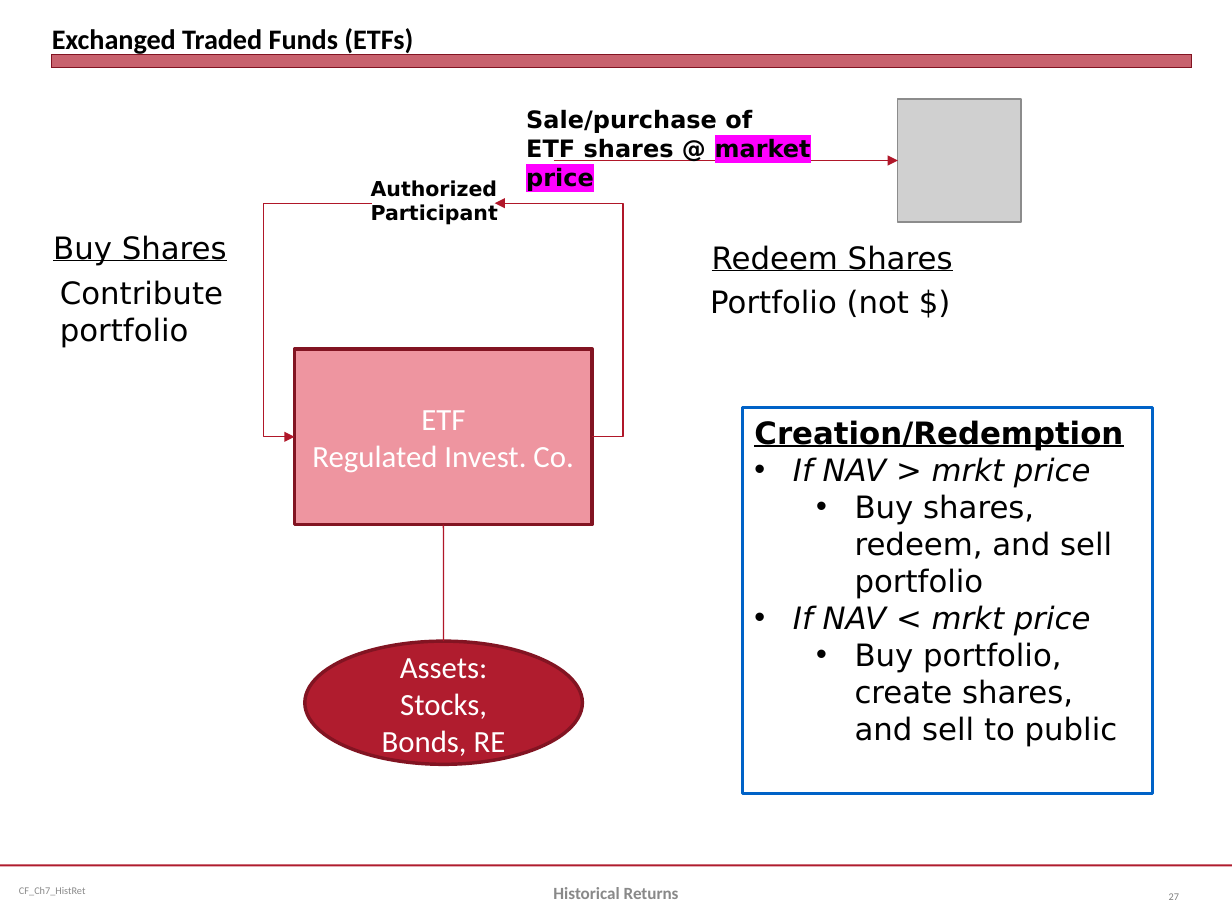
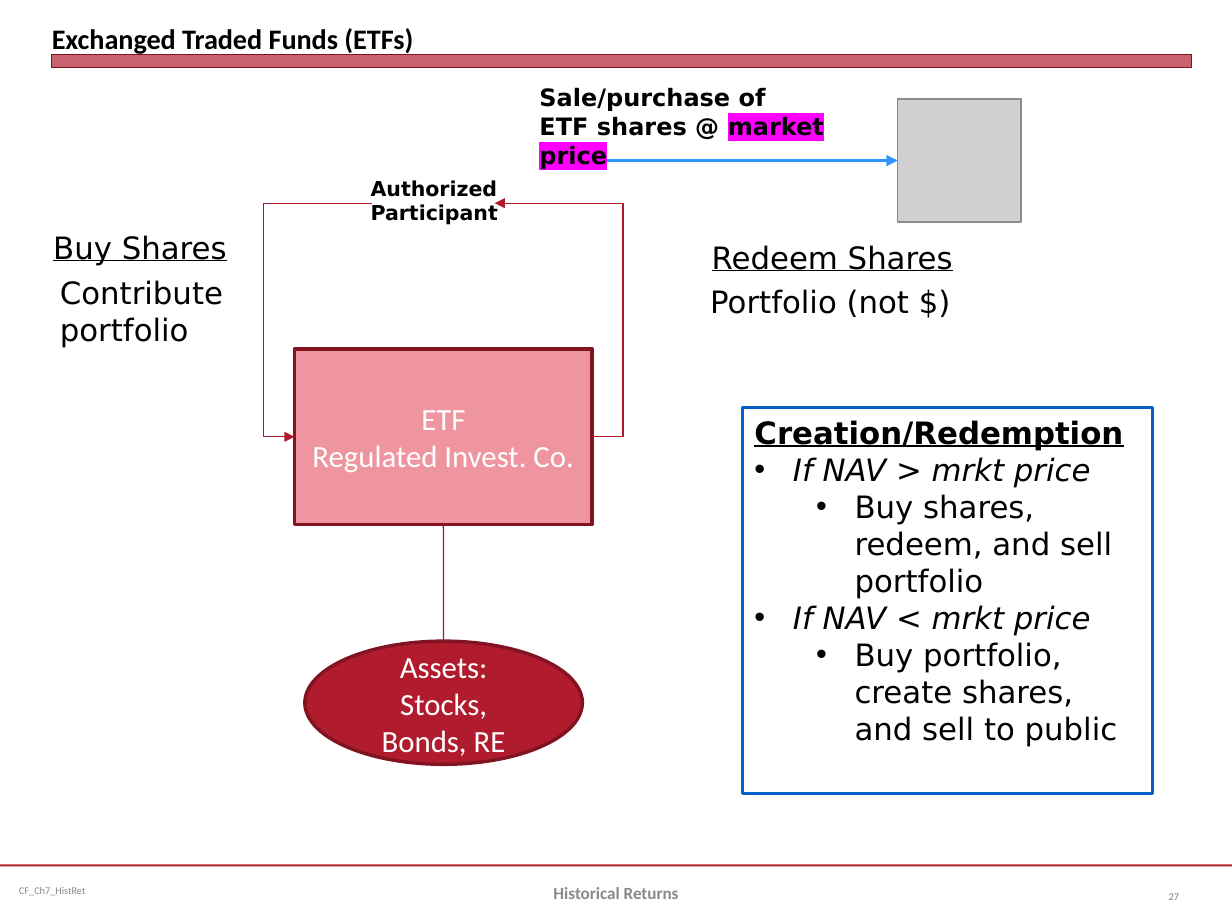
Before and after one commit to jmc877/Corporate-Finance, a slide deck: slide 27 of slides/CF_Ch7_HistRet_20.pptx. Drawn at 1232x924 pixels with LibreOffice and Linux fonts; fonts in the diff are those of the drawing; grey boxes stand for pictures. Boxes give left, top, right and bottom in pixels: in the first picture for what was removed or moved away, otherwise in the second. Text is boxed around its words. In the diff, an @@ line names an element or a change of style, - is before the commit and + after.

```diff
--- a/slides/CF_Ch7_HistRet_20.pptx
+++ b/slides/CF_Ch7_HistRet_20.pptx
@@ text "Sale/purchase of": place and size @@
-text "Sale/purchase of" at [526,109,811,191]
+text "Sale/purchase of" at [539,87,824,169]
@@ arrow (553, 160) - (898, 160): stroke #B0182A 0.75 pt to #3096FF 2.25 pt @@
```
